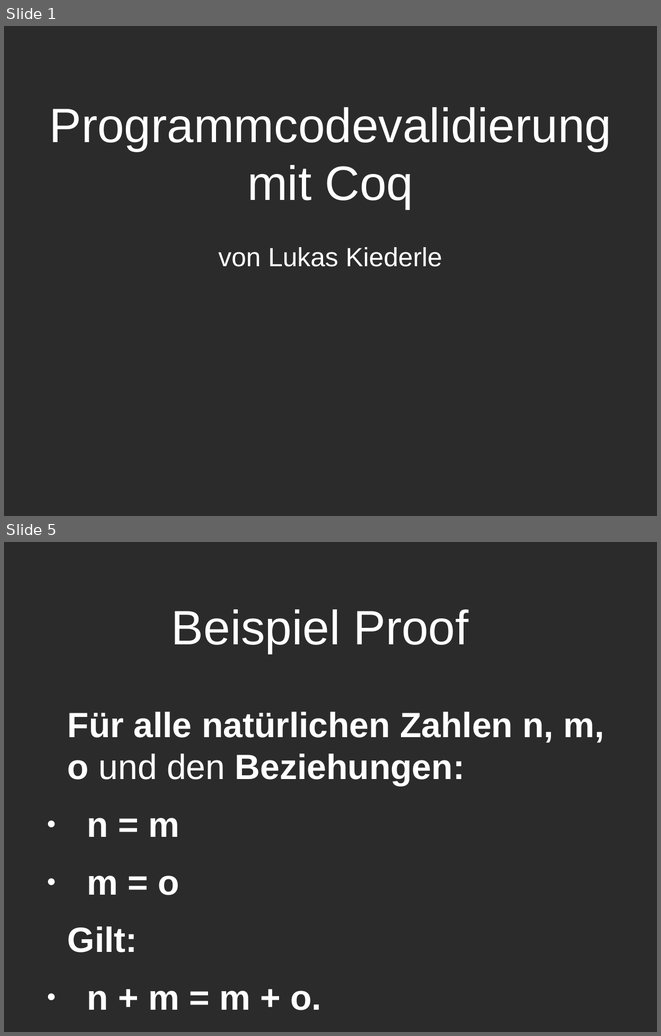
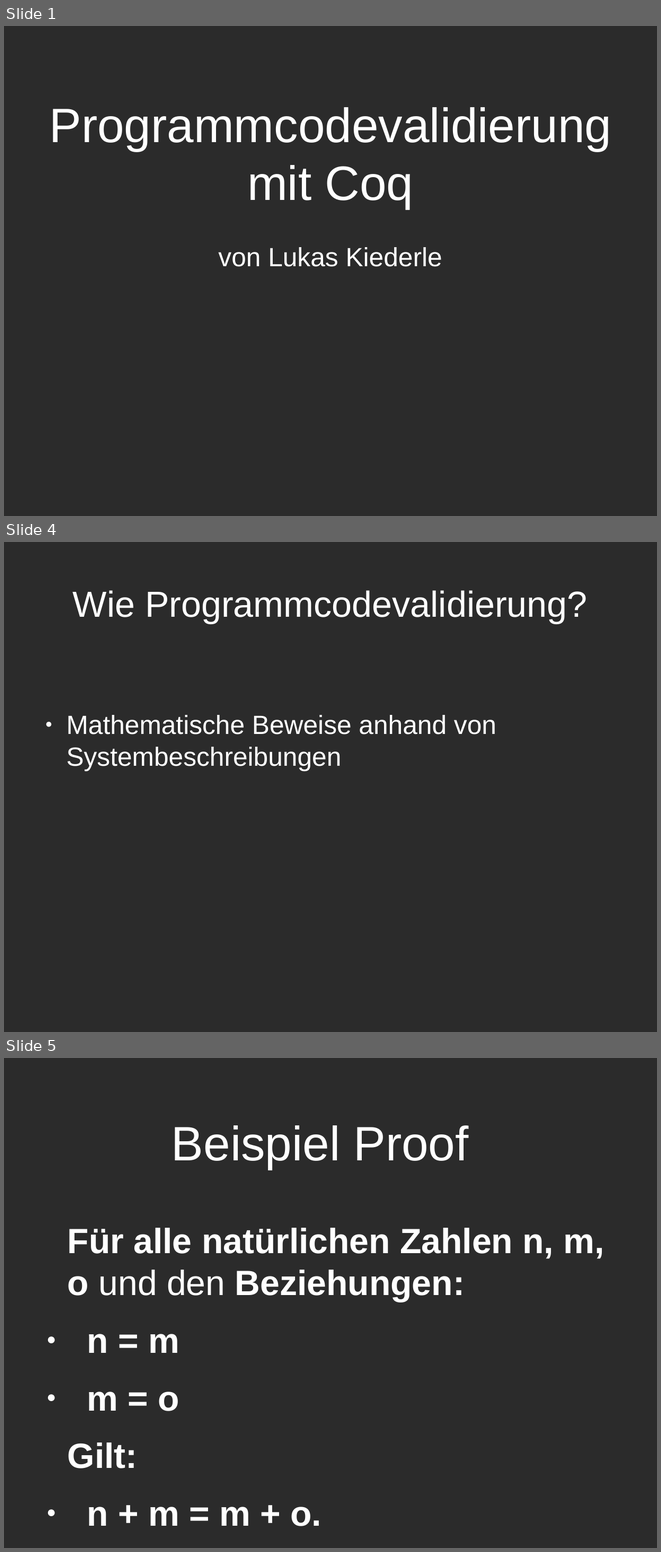
Before and after one commit to LukasKiederle/seminar-coq, a slide deck: presentation.odp. Shown one above the other, each under a label of ours: slides 1 and 5 before the commit, slides 1, 4 and 5 after it; the slides between them are not shown. The pictures are 661x1036 and 661x1552 pixels, drawn with LibreOffice and Linux fonts; fonts in the diff are those of the drawing; background and template pictures are left out; a plain dark background stands for a picture behind light text. Boxes give left, top, right and bottom in pixels: in the first picture for what was removed or moved away, otherwise in the second. Text is boxed around its words. In the diff, an @@ line names an element or a change of style, - is before the commit and + after.

```diff
--- a/presentation.odp
+++ b/presentation.odp
@@ slide 4 added at box(4, 542, 657, 1032), background picture (left out) @@
@@ title added at box(73, 590, 588, 623), 44 pt, text #FFFFFF @@
+Wie Programmcodevalidierung?
@@ text added at box(67, 715, 496, 770), 32 pt, text #FFFFFF @@
+● Mathematische Beweise anhand von Systembeschreibungen
```
Also in this commit, not shown: 2 other slides added, 2 other files.
